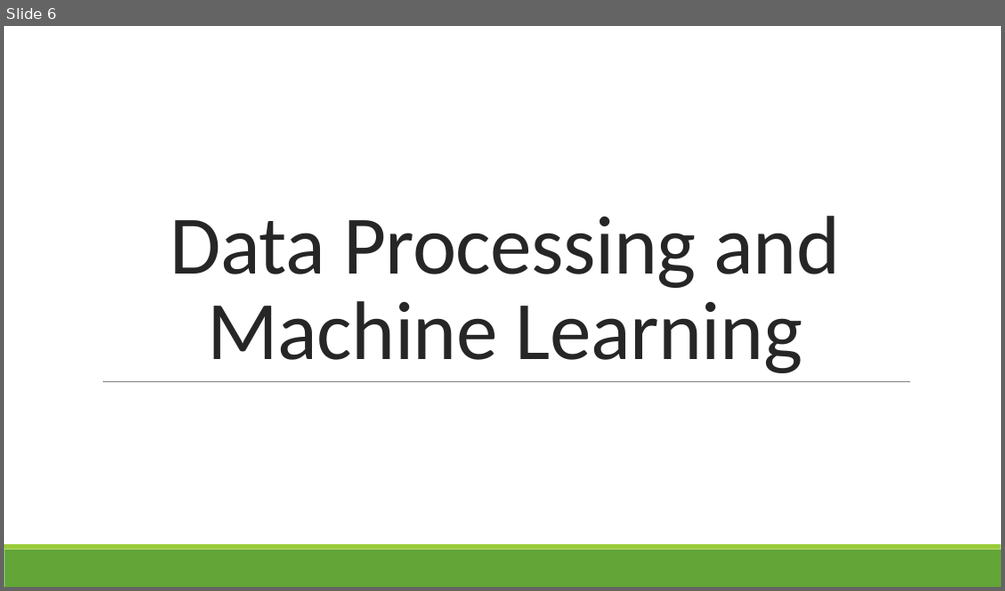
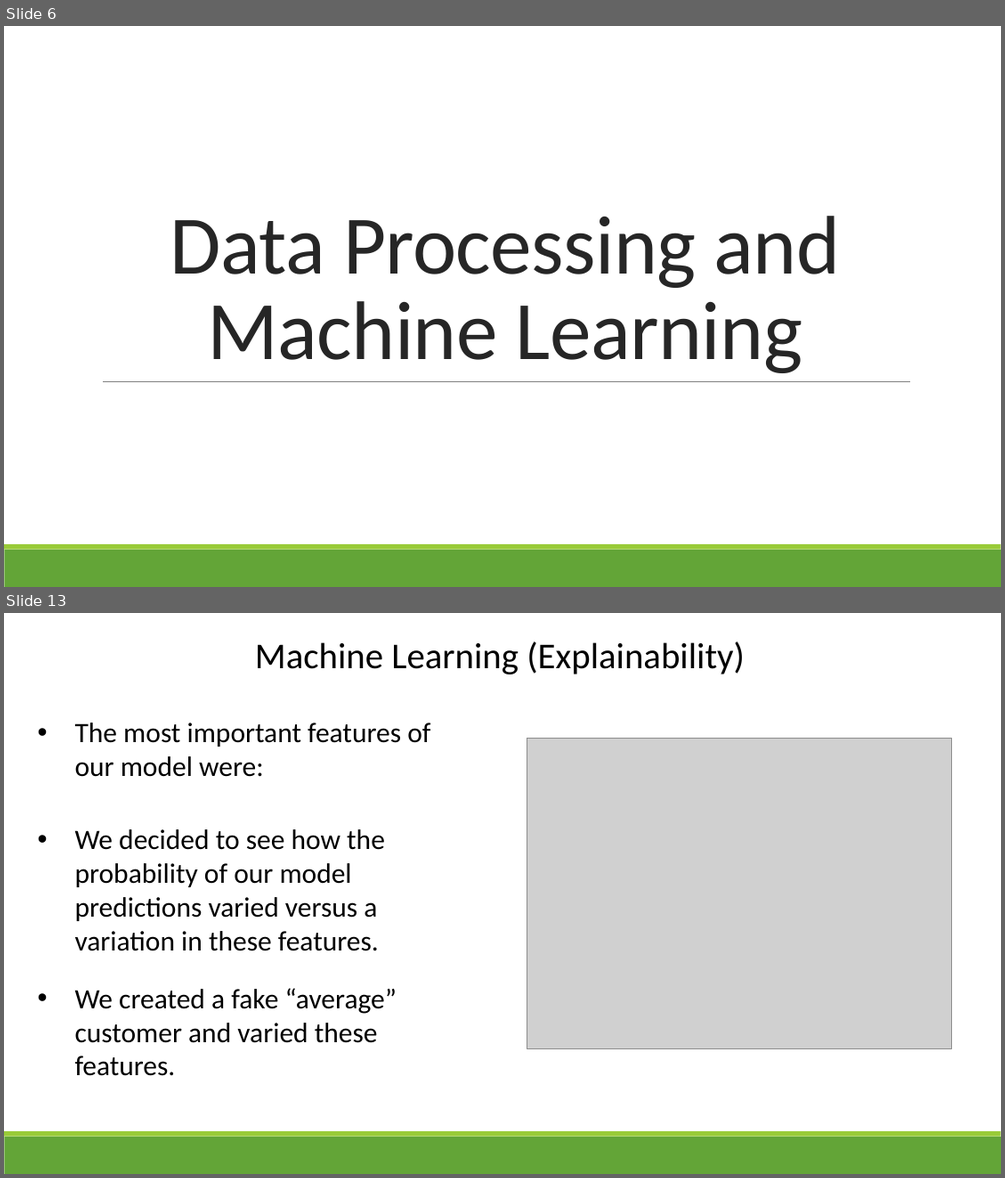
Before and after one commit to G6-2Flyy/DS-Project-4-Group-2, a slide deck: anjum_stuff/Silicon Prairie Bank Presentation.pptx. Shown one above the other, each under a label of ours: slide 6 before the commit, slides 6 and 13 after it; the slides between them are not shown. The pictures are 1005x591 and 1005x1178 pixels, drawn with LibreOffice and Linux fonts; fonts in the diff are those of the drawing; grey boxes stand for pictures. Boxes give left, top, right and bottom in pixels: in the first picture for what was removed or moved away, otherwise in the second. Text is boxed around its words. In the diff, an @@ line names an element or a change of style, - is before the commit and + after.

```diff
--- a/anjum_stuff/Silicon Prairie Bank Presentation.pptx
+++ b/anjum_stuff/Silicon Prairie Bank Presentation.pptx
@@ slide 13 added at [4,613,1001,1174], background #FFFFFF; not listed: 2 template elements that a slide beside it also shows @@
@@ text added at [255,641,744,674], 35 pt, text #000000 @@
+Machine Learning (Explainability)
@@ text added at [75,722,430,777], 27 pt, text #000000 @@
+• The most important features of our model were:
@@ picture added at [527,738,952,1049] @@
@@ text added at [75,829,385,951], 27 pt, text #000000 @@
+• We decided to see how the probability of our model predictions varied versus a variation in these features.
@@ text added at [75,988,396,1076], 27 pt, text #000000 @@
+• We created a fake “average” customer and varied these features.
```
Also in this commit, not shown: 2 slides changed, 12 other slides added, 15 other files.
